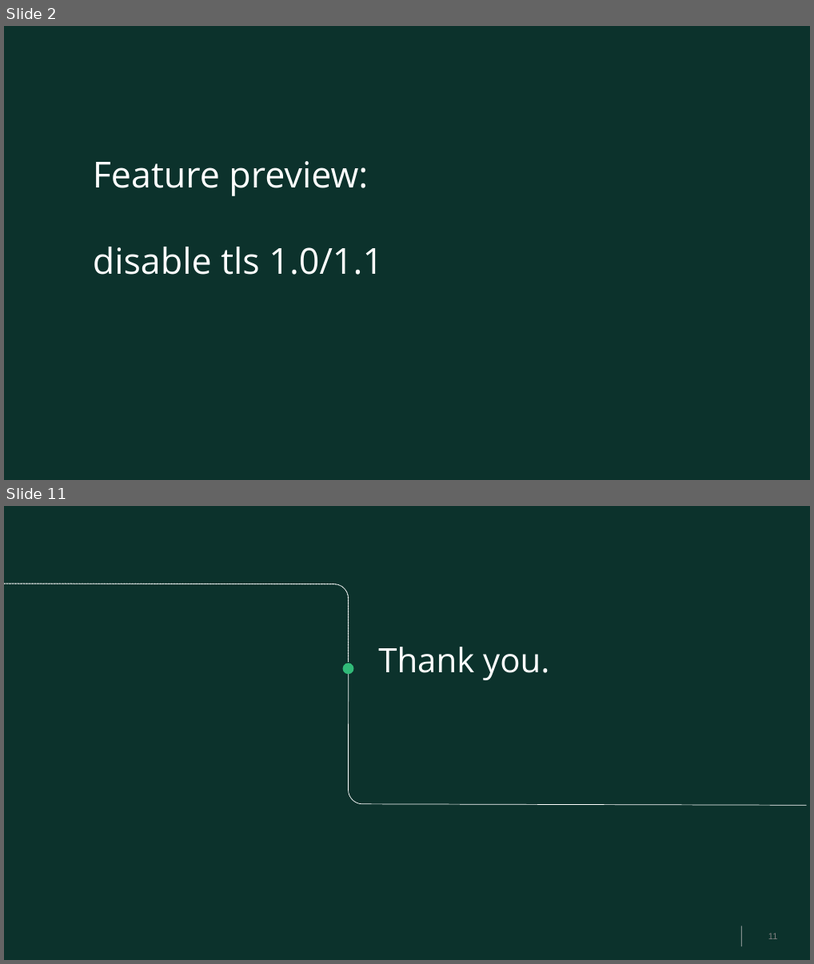
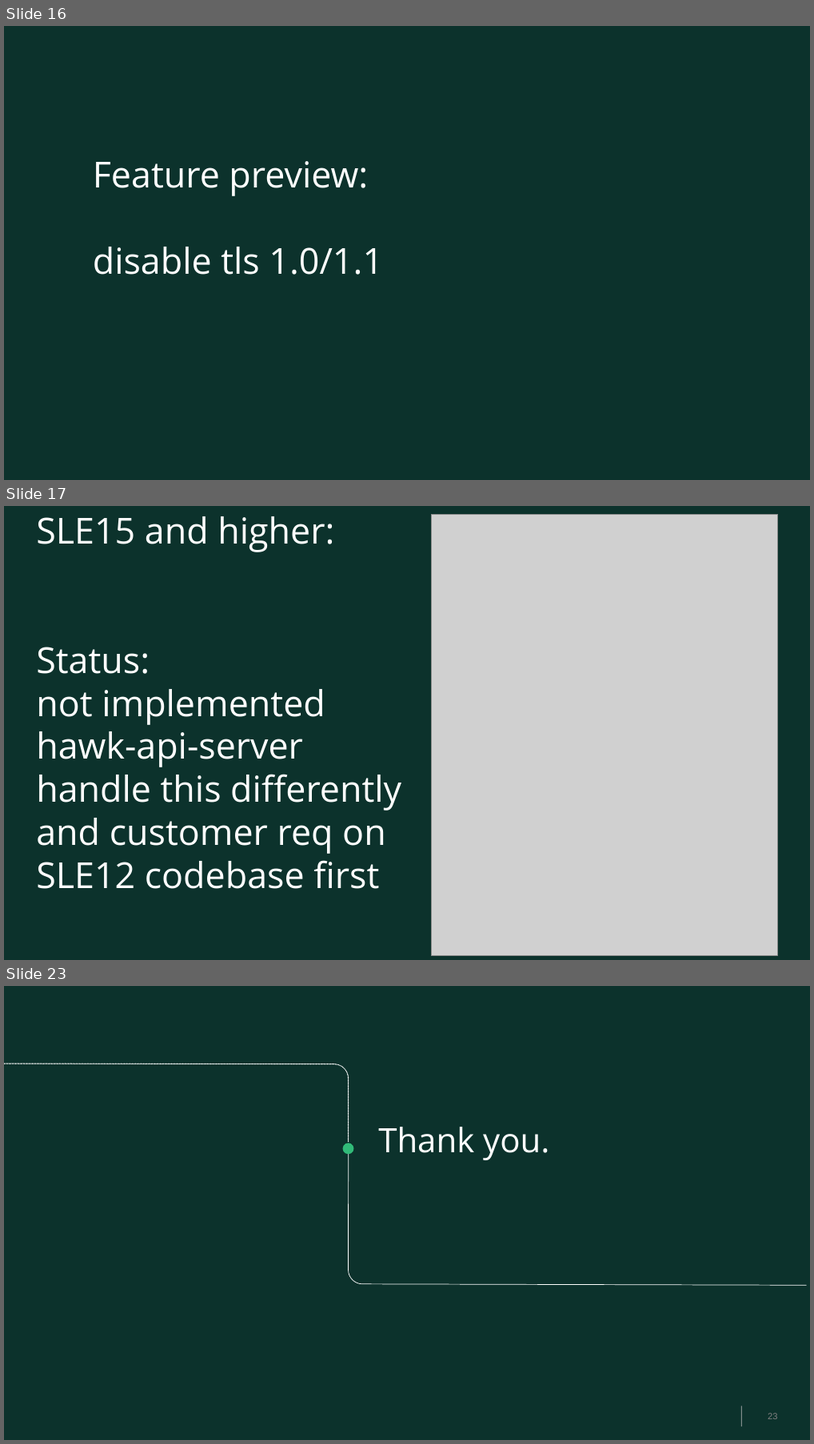
Before and after one commit to MalloZup/work-presentations, a slide deck: hawk-status.odp. Shown one above the other, each under a label of ours: slides 2 and 11 before the commit, slides 16, 17 and 23 after it; the slides between them are not shown. The pictures are 814x964 and 814x1444 pixels, drawn with LibreOffice and Linux fonts; fonts in the diff are those of the drawing; grey boxes stand for pictures; background and template pictures are left out. Boxes give left, top, right and bottom in pixels: in the first picture for what was removed or moved away, otherwise in the second. Text is boxed around its words. In the diff, an @@ line names an element or a change of style, - is before the commit and + after.

```diff
--- a/hawk-status.odp
+++ b/hawk-status.odp
@@ slide 17 added at [4, 506, 810, 960], background #0C322C @@
@@ title added at [36, 516, 402, 889], 32 pt, text #FFFFFF @@
+SLE15 and higher:
+Status:
+not implemented
+hawk-api-server handle this differently
+and customer req on SLE12 codebase first
@@ picture added at [431, 514, 778, 955] @@
@@ what was slide 2 is now slide 16 @@
@@ what was slide 11 is now slide 23 @@
@@ page number at [768, 1413, 778, 1420]: text changed @@
-11
+23
```
Also in this commit, not shown: 7 slides changed, 13 other slides added, 2 slides removed, 3 other files.
